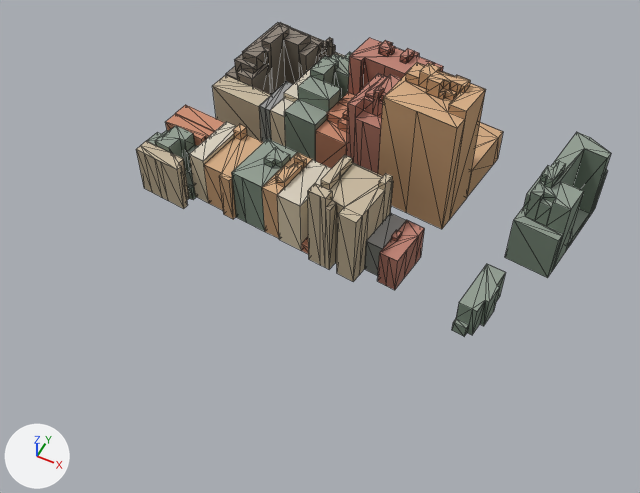
What one commit did to the glTF model public/models/washington-city/tile--5_6.glb.
Rendered twice from a 50 mm lens placed at (-744.0, -1473.0, 279.0), pointed at (-849.0, -1263.0, 17.0). The axes (+X, +Y, +Z) are drawn at lower left. The lights are the same throughout. The picture after the commit comes second. Mesh edges are drawn as thin lines. Where no turn or scale is listed for an object, it has been applied to the vertices. Vertices at exactly the same position are counted once.

Objects in the first picture: 'roof', 'wall'.
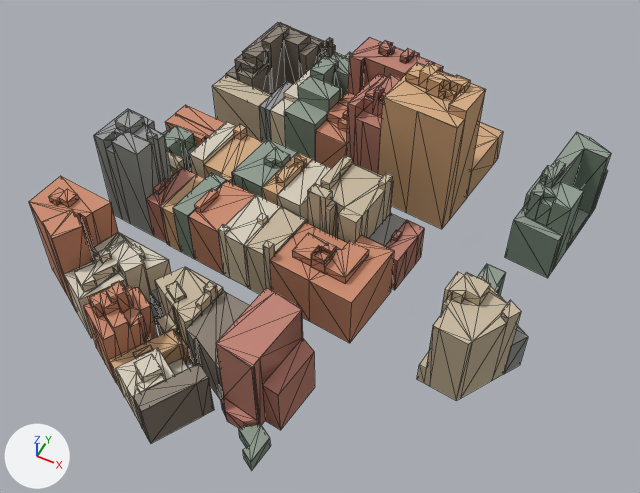
The newer file is also turned or shifted as a whole; pictures and numbers use the older file's frame.

Pixel boxes (x1, y1, x2, y2) of what changed, in the pictures (640 x 493 px):
'wall', reshaped (22% wider, 43% taller)
    before: (136, 29, 611, 337)
    after: (30, 28, 611, 470)
'roof', reshaped (22% wider, 44% taller)
    before: (136, 22, 611, 328)
    after: (29, 22, 611, 462)
part 1 of me_mesh_1, added
    after: (313, 246, 331, 255)
part 2 of me_mesh_1, added
    after: (98, 253, 112, 263)
part 3 of me_mesh_1, added (brown)
    after: (30, 118, 394, 470)
part 4 of me_mesh_1, added (brown)
    after: (417, 285, 528, 401)
part 5 of me_mesh_2, added
    after: (48, 188, 77, 202)
part 6 of me_mesh_2, added
    after: (195, 292, 210, 306)
part 7 of me_mesh_2, added
    after: (263, 241, 273, 249)
part 8 of me_mesh_2, added
    after: (324, 242, 336, 251)
part 9 of me_mesh_2, added
    after: (153, 179, 168, 191)
part 10 of me_mesh_2, added
    after: (219, 225, 229, 232)
part 11 of me_mesh_2, added
    after: (257, 213, 267, 221)
part 12 of me_mesh_2, built on
    before: (141, 146, 181, 170)
    after: (29, 109, 394, 462)
part 13 of me_mesh_2, added (beige)
    after: (419, 272, 528, 368)

What the commit changed:
me_mesh_1 is used by ob_wall; location (-850.5, -1204.6, 28.9).
me_mesh_1 had 926 vertices, 940 faces and spanned x -93.0..93.0, y -59.0..59.0, z -32.0..32.0.
me_mesh_1 now has 1676 vertices, 1706 faces and spans x -99.0..93.0, y -153.0..59.0, z -34.0..32.0.
me_mesh_1 part 1: the loose piece of 8 vertices spanning x -20.0..-16.0, y 7.0..10.0, z -4.0..-1.0 is copied, and the copy is scaled about its middle by (1.79, 1.77, 0.932), then moved by (27.0, -80.0, 2.0); it spans x 6.0..12.0, y -74.0..-68.0, z -2.0..0.0.
me_mesh_1 part 2: the loose piece of 8 vertices spanning x -20.0..-16.0, y 7.0..10.0, z -4.0..-1.0 is copied, and the copy is turned -23.7 degrees about the z axis through its middle and scaled by 1.19, then moved by (-47.0, -115.0, 0.0); it spans x -67.0..-63.0, y -109.0..-104.0, z -4.0..-1.0.
me_mesh_1 part 3: 660 vertices added at x -99.0..31.0, y -153.0..-47.0, z -34.0..18.0.
me_mesh_1 part 4: 74 vertices added at x 56.0..89.0, y -88.0..-53.0, z -33.0..8.0.
me_mesh_2 is used by ob_roof; location (-850.5, -1204.6, 31.1).
me_mesh_2 had 652 vertices, 502 faces and spanned x -93.0..93.0, y -59.0..59.0, z -30.0..30.0.
me_mesh_2 now has 1185 vertices, 909 faces and spans x -99.0..93.0, y -153.0..59.0, z -30.0..30.0.
me_mesh_2 part 5: the loose piece of 8 vertices spanning x 24.0..30.0, y 4.0..7.0, z 26.0 is copied, and the copy is scaled about its middle by (1.38, 2.02, 1), then moved by (-114.0, -103.0, -17.0); it spans x -92.0..-83.0, y -101.0..-94.0, z 9.0.
me_mesh_2 part 6: the loose piece of 4 vertices spanning x -58.0..-54.0, y -22.0..-17.0, z -5.0 is copied, and the copy is moved by (34.0, -87.0, -2.0); it spans x -23.0..-20.0, y -109.0..-103.0, z -7.0.
me_mesh_2 part 7: the loose piece of 4 vertices spanning x 25.0..28.0, y -41.0..-36.0, z -15.0 is copied, and the copy is moved by (-38.0, -37.0, 12.0); it spans x -13.0..-9.0, y -78.0..-74.0, z -2.0.
me_mesh_2 part 8: the loose piece of 4 vertices spanning x 15.0..19.0, y -33.0..-28.0, z 5.0 is copied, and the copy is moved by (-7.0, -36.0, -9.0); it spans x 7.0..12.0, y -69.0..-64.0, z -3.0.
me_mesh_2 part 9: the loose piece of 6 vertices spanning x -6.0..0.0, y -43.0..-25.0, z 5.0 is copied, and the copy is scaled about its middle by (0.576, 0.415, 1), then moved by (-67.0, -27.0, -14.0); it spans x -72.0..-69.0, y -65.0..-57.0, z -9.0.
me_mesh_2 part 10: the loose piece of 4 vertices spanning x -58.0..-54.0, y -22.0..-17.0, z -5.0 is copied, and the copy is moved by (23.0, -53.0, -1.0); it spans x -35.0..-31.0, y -75.0..-71.0, z -6.0.
me_mesh_2 part 11: the loose piece of 4 vertices spanning x -20.0..-16.0, y 7.0..10.0, z -4.0 is copied, and the copy is moved by (-4.0, -70.0, -2.0); it spans x -23.0..-20.0, y -63.0..-60.0, z -6.0.
me_mesh_2 part 12: 2 vertices moved within x -70.0..-69.0, y -50.0..-47.0, z -11.0; 438 vertices added at x -99.0..31.0, y -153.0..-47.0, z -30.0..16.0.
me_mesh_2 part 13: 48 vertices added at x 56.0..89.0, y -88.0..-53.0, z -25.0..6.0.
Other edits to the shape of me_mesh_2 do not show in these pictures.
